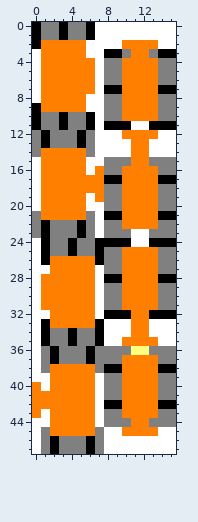
Edited in one commit: pixel-art sprite (assets/tanque.png). Above: the version before the commit.
The file is 16x48 pixels.
Once edited:
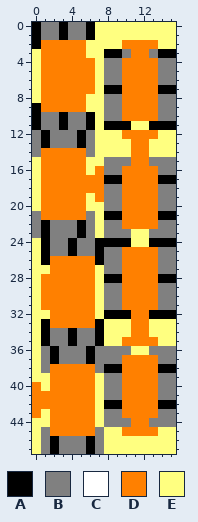
Palette (. is transparent): A #000000  B #808080  C #ffffff  D #ff8000  E #ffff80
Commit: sprite tanque y ovni green tenian fondo blanco
The exact change:
Changed rows in their new state; - is an unchanged pixel.
first column x 0:
 0 -------EEEEEEEEE
 1 -------EEEEEEEEE
 2 ------EEEE----EE
 3 E-----EE--------
 4 E------E--------
 5 E------E--------
 6 E------E--------
 7 E------E--------
 8 E-----EE--------
 9 ------EE--------
10 -------E--------
11 -------E---EE---
12 -------EEE----EE
13 -------EEEE--EEE
14 -------EEEE--EEE
15 E-----EE--------
16 E-----E---------
17 E---------------
18 E---------------
19 E-----E---------
20 E-----EE--------
21 -------E--------
22 -------E--------
23 -------E---EE---
24 E----------EE---
25 E---------------
26 E---------------
27 EE-----E--------
28 E------E--------
29 E------E--------
30 E------E--------
31 E------E--------
32 EE-----E--------
33 E-------EEE--EEE
34 E-------EEE--EEE
35 E-------EE----EE
36 E---------------
37 E---------------
38 E---------------
39 EE-----E--------
40 -E-----E--------
41 -------E--------
42 -------E--------
43 -E-----E--------
44 EE-----E--------
45 E-------EE----EE
46 E-------EEEEEEEE
47 E-------EEEEEEEE
Boxes around the changes in both pictures, in picture pixels (x1, y1, x2, y2):
changed: (86, 22, 176, 346)
changed: (32, 49, 41, 103)
changed: (32, 157, 41, 211)
changed: (32, 238, 50, 454)
changed: (95, 373, 176, 454)
